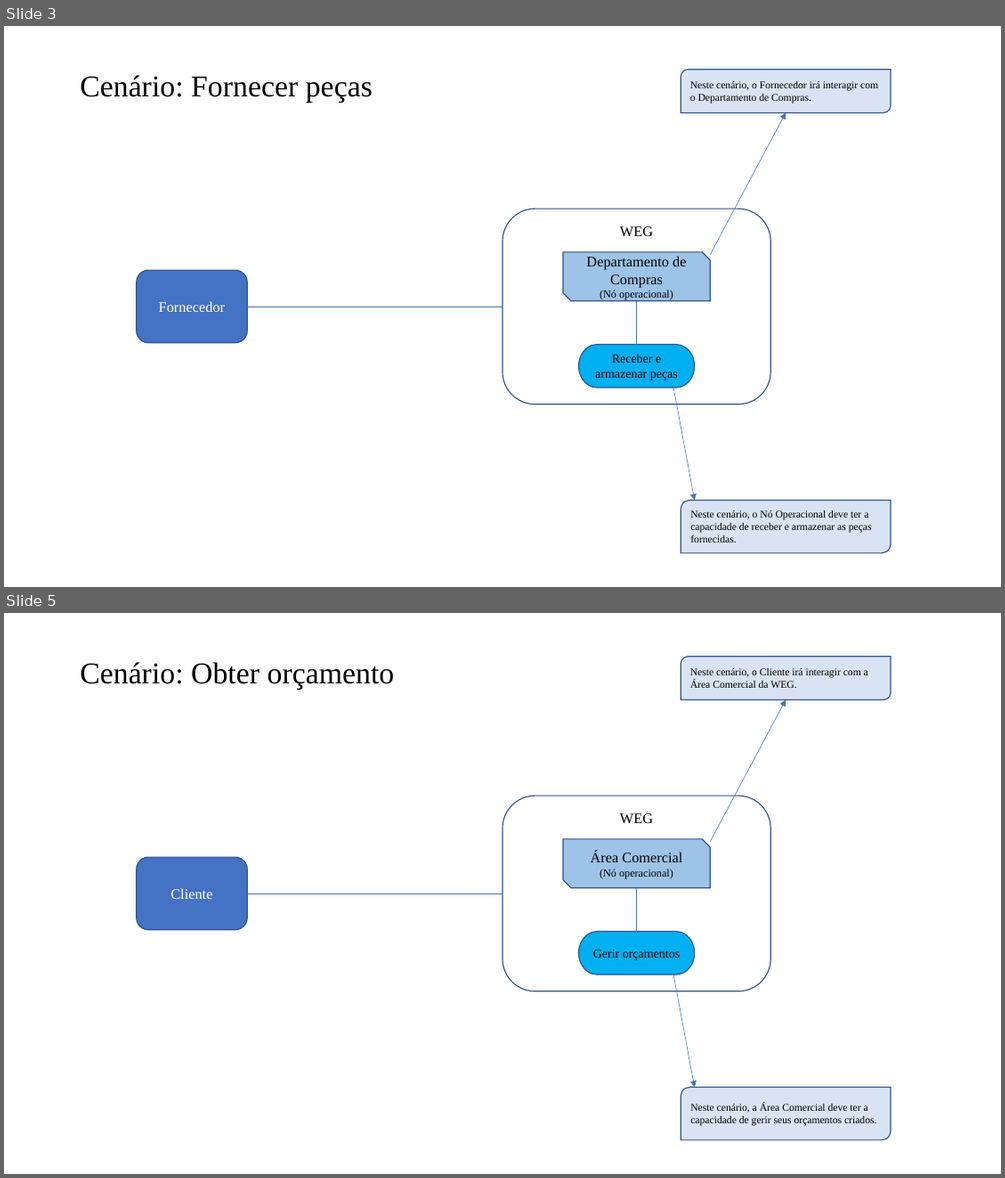
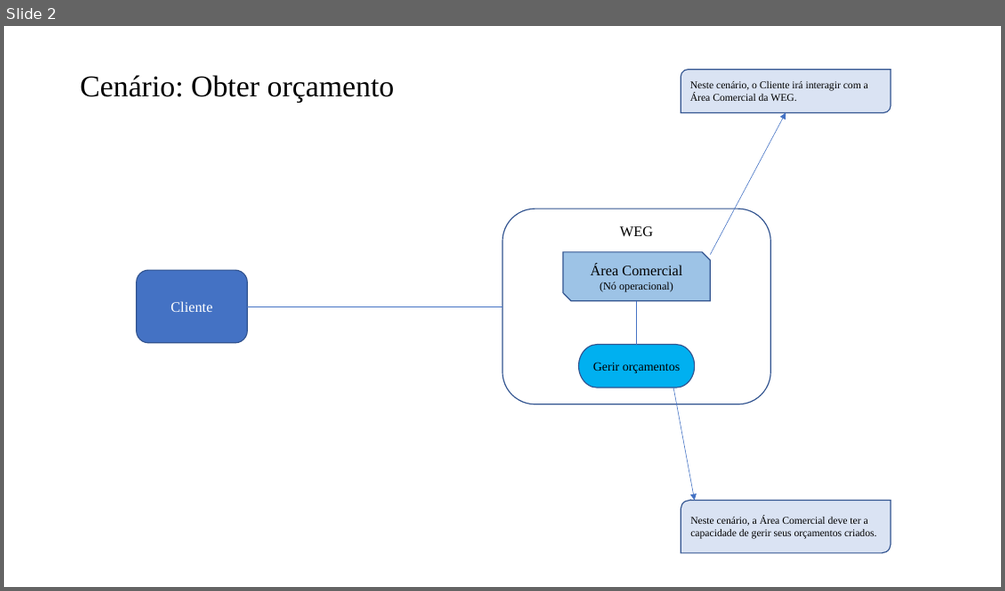
Before and after one commit to IMP-CaioCiaron/Eng-Requisitos, a slide deck: 15. Arquitetura de Negócio para cada Cenário.pptx. Shown one above the other, each under a label of ours: slides 3 and 5 before the commit, slide 2 after it; the slides between them are not shown. The pictures are 1005x1178 and 1005x591 pixels, drawn with LibreOffice and Linux fonts; fonts in the diff are those of the drawing. Boxes give left, top, right and bottom in pixels: in the first picture for what was removed or moved away, otherwise in the second. Text is boxed around its words. In the diff, an @@ line names an element or a change of style, - is before the commit and + after.

```diff
--- a/15. Arquitetura de Negócio para cada Cenário.pptx
+++ b/15. Arquitetura de Negócio para cada Cenário.pptx
@@ slide 3 removed at (x1=4, y1=26, x2=1001, y2=587), background #FFFFFF @@
@@ title removed at (x1=80, y1=75, x2=372, y2=102) @@
-Cenário: Fornecer peças
@@ round diag rect removed at (x1=680, y1=70, x2=890, y2=112) @@
-Neste cenário, o Fornecedor irá interagir com o Departamento de Compras.
@@ arrow removed from (710, 254) to (785, 112) @@
@@ rounded rectangle removed at (x1=502, y1=208, x2=771, y2=403) @@
-WEG
@@ snip diag rect removed at (x1=563, y1=252, x2=711, y2=300) @@
-Departamento de Compras
-(Nó operacional)
@@ rounded rectangle removed at (x1=137, y1=270, x2=247, y2=342) @@
-Fornecedor
@@ line removed from (247, 306) to (502, 306) @@
@@ line removed from (637, 301) to (637, 345) @@
@@ pill shape removed at (x1=579, y1=345, x2=695, y2=388) @@
-Receber e armazenar peças
@@ arrow removed from (673, 387) to (695, 500) @@
@@ round diag rect removed at (x1=680, y1=500, x2=890, y2=553) @@
-Neste cenário, o Nó Operacional deve ter a capacidade de receber e armazenar as peças fornecidas.
@@ what was slide 5 is now slide 2 @@
```
Also in this commit, not shown: 2 slides changed, 2 other slides removed, 1 other file.
